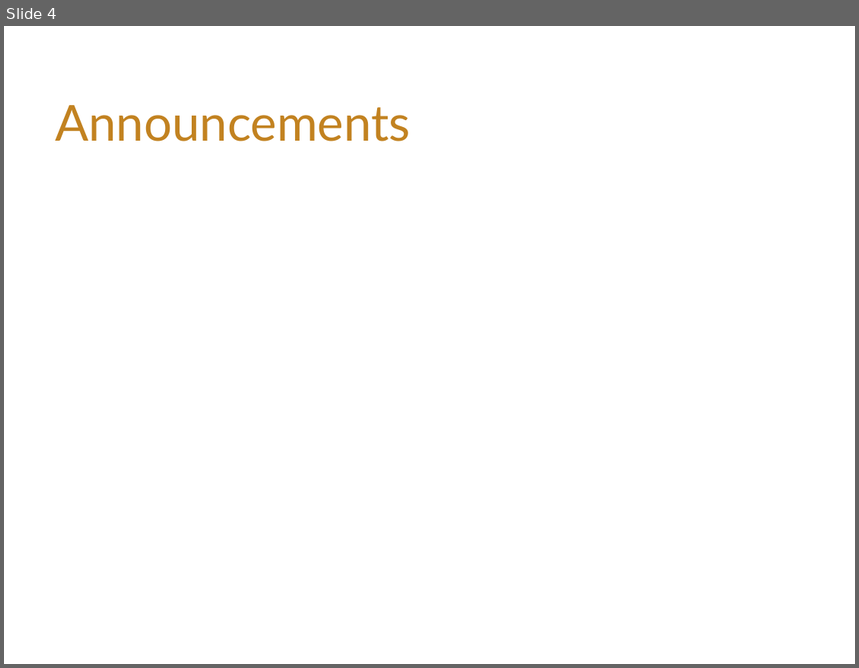
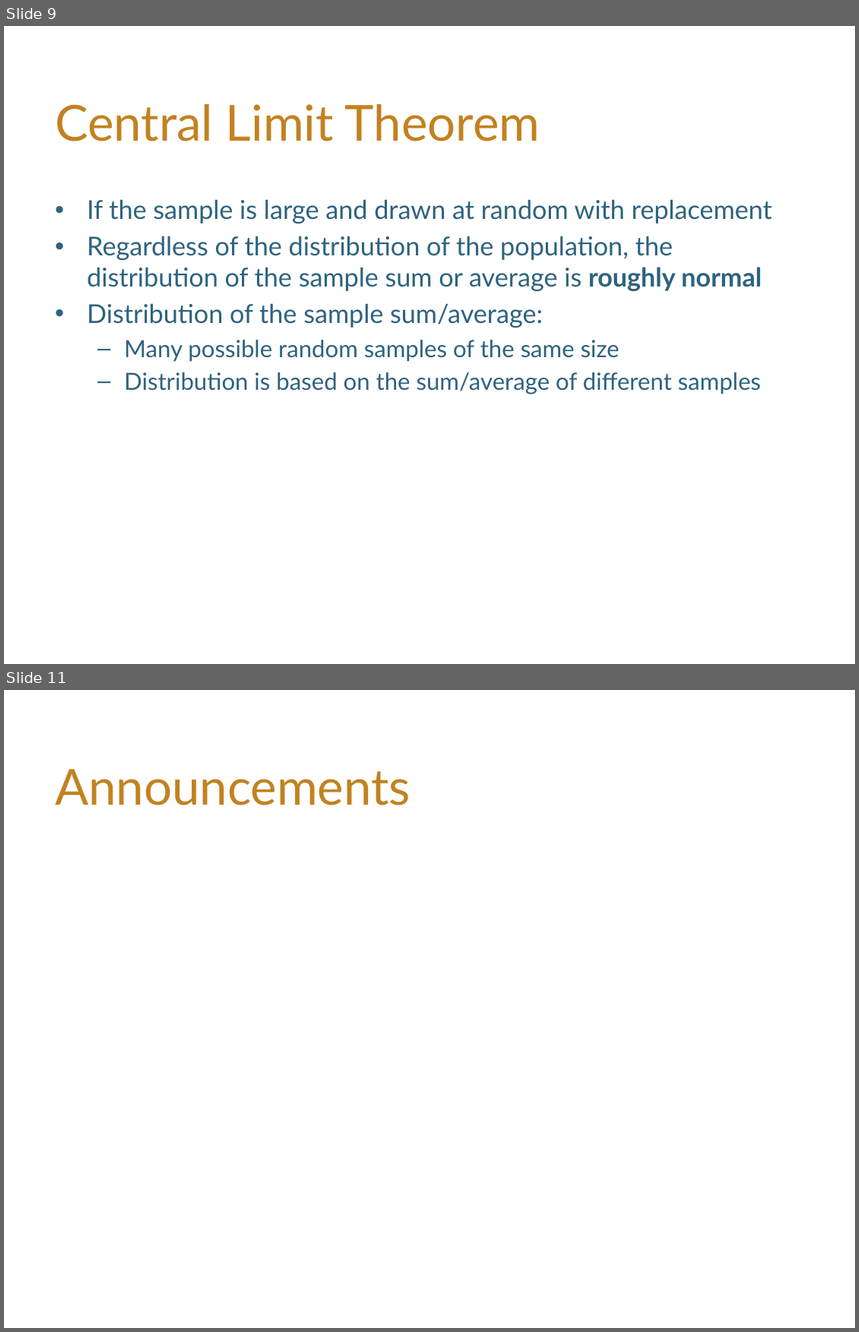
Before and after one commit to hLuo27/teaching, a slide deck: data8/slides/lab9.pptx. Shown one above the other, each under a label of ours: slide 4 before the commit, slides 9 and 11 after it; the slides between them are not shown. The pictures are 859x668 and 859x1332 pixels, drawn with LibreOffice and Linux fonts; fonts in the diff are those of the drawing; background and template pictures are left out. Boxes give left, top, right and bottom in pixels: in the first picture for what was removed or moved away, otherwise in the second. Text is boxed around its words. In the diff, an @@ line names an element or a change of style, - is before the commit and + after.

```diff
--- a/data8/slides/lab9.pptx
+++ b/data8/slides/lab9.pptx
@@ slide 9 added at (4, 26, 855, 664), background #FFFFFF @@
@@ title added at (55, 104, 541, 142), 42 pt, text #C28220 @@
+Central Limit Theorem
@@ text added at (87, 199, 772, 395), 22 pt, text #2D637F @@
+• If the sample is large and drawn at random with replacement
+• Regardless of the distribution of the population, the distribution of the sample sum or average is roughly normal
+• Distribution of the sample sum/average:
+  – Many possible random samples of the same size
+  – Distribution is based on the sum/average of different samples
@@ what was slide 4 is now slide 11 @@
```
Also in this commit, not shown: 3 slides changed, 6 other slides added, 5 other files.
